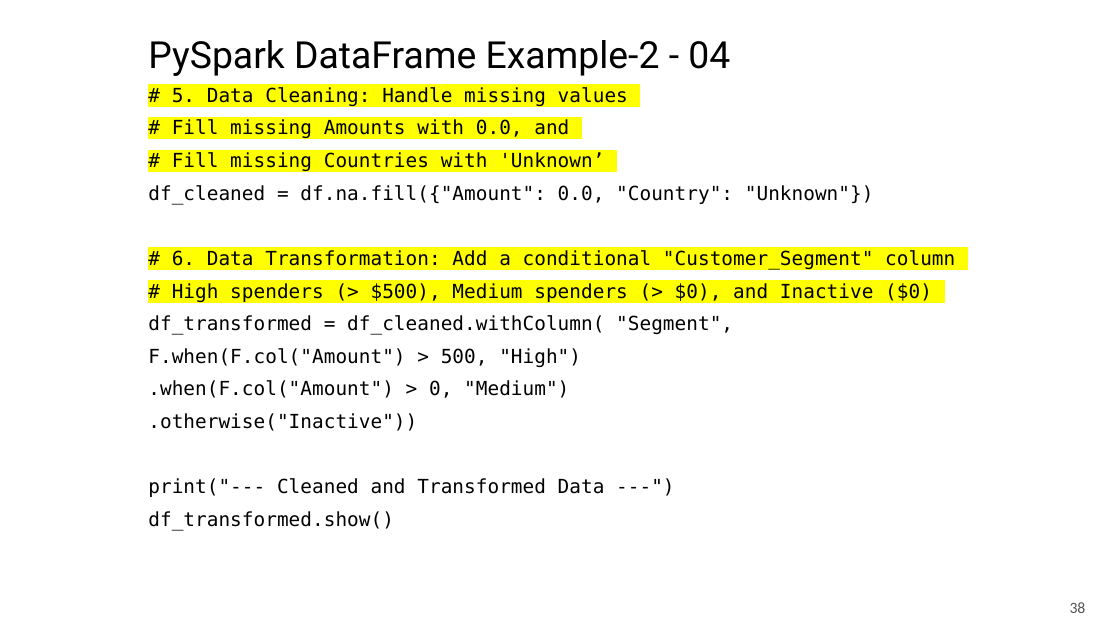
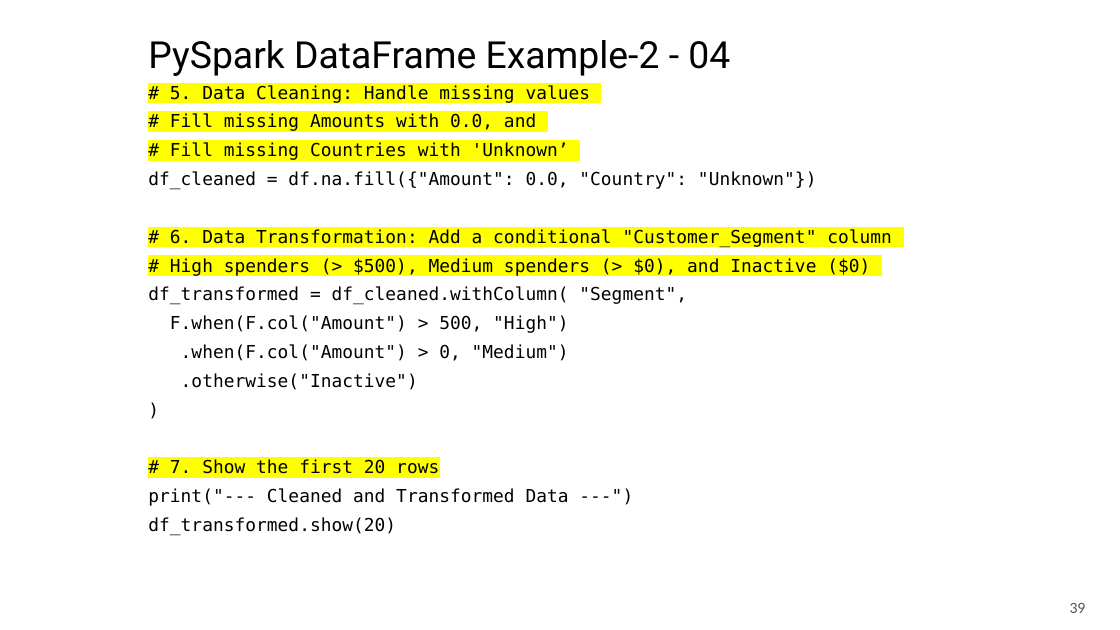
Before and after one commit to mahmoudparsian/big-data-modeling, a slide deck: slide 39 of course_information/COURSE_OUTLINE_10_WEEKS.pptx (slide 38 before the commit). Drawn at 1120x630 pixels with LibreOffice and Linux fonts; fonts in the diff are those of the drawing; background and template pictures are left out. Boxes give left, top, right and bottom in pixels: in the first picture for what was removed or moved away, otherwise in the second. Text is boxed around its words. In the diff, an @@ line names an element or a change of style, - is before the commit and + after.

```diff
--- a/course_information/COURSE_OUTLINE_10_WEEKS.pptx
+++ b/course_information/COURSE_OUTLINE_10_WEEKS.pptx
@@ subtitle at (x1=148, y1=85, x2=892, y2=506): size 16.6 to 15.3 pt in "# 5. Data Cleaning: Handle missing values", "# Fill missing Amounts with 0.0, and", "# Fill missing Countries with 'Unknown’", "df_cleaned = df.na.fill({"Amount": 0.0, "Country": "Unknown" ..." and 6 more places; line spacing 0.9 to 0.8 @@
@@ subtitle at (x1=170, y1=373, x2=439, y2=474): text changed; size 16.6 to 15.3 pt @@
-.otherwise("Inactive"))
+.otherwise("Inactive")
+)
+# 7. Show the first 20 rows
@@ subtitle at (x1=148, y1=517, x2=396, y2=536): text changed; size 16.6 to 15.3 pt @@
-df_transformed.show()
+df_transformed.show(20)
@@ page number at (x1=1070, y1=603, x2=1086, y2=613): text changed @@
-38
+39
```
Also in this commit, not shown: 23 other slides changed, 2 slides added, 2 other files.
